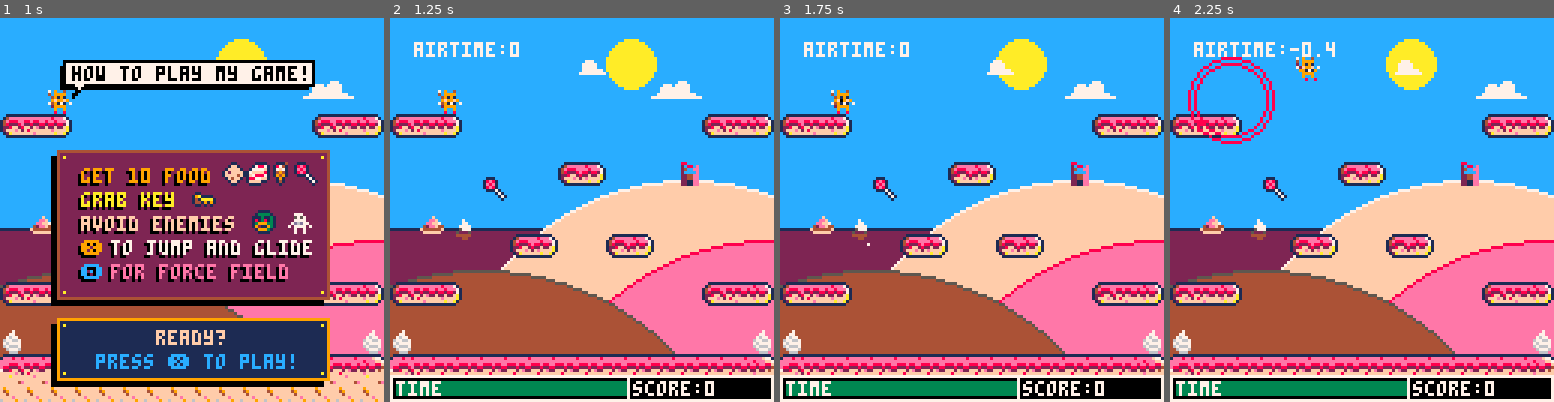
Above: before the commit, frames 1-4 (left to right).
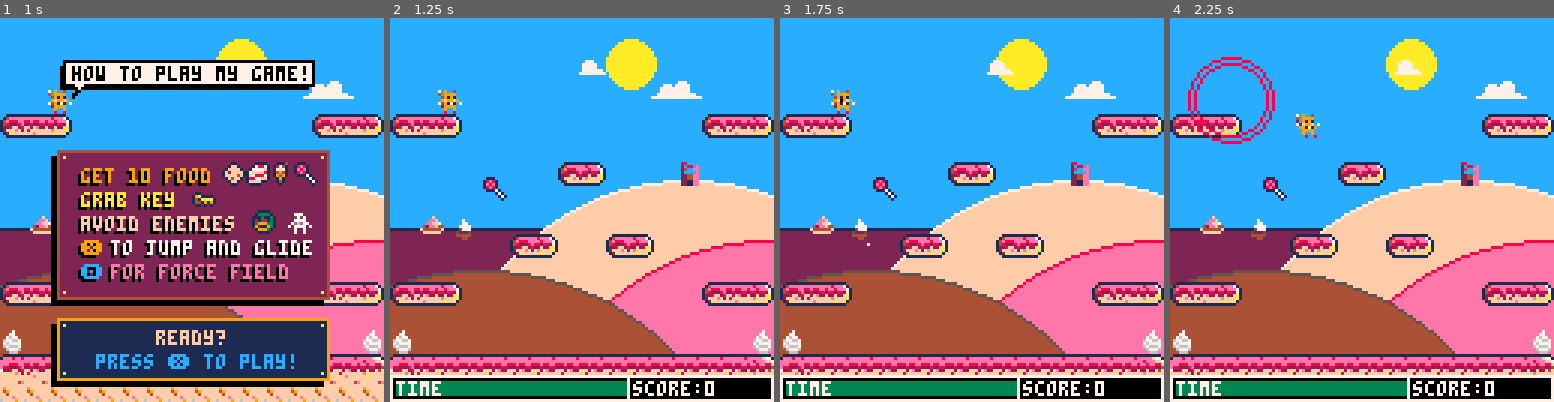
Above: after the commit, the same moments.

Repository: daddynewts/foxcatsquirrel
Game: PICO-8 cartridge foxcatsquirrel.p8
Two runs of this game, one before a commit and one after it. Both use one fixed random seed, a clock stepped at 60 frames per second and the inputs below.
Inputs:
- Up to frame 1 (1 s): tap X (X key) at 0.33 s; tap O (Z key) at 0.7 s
- Up to frame 2 (1.25 s): tap X (X key) at 1.07 s
- Up to frame 3 (1.75 s): hold Right from 1.6 s (still down); tap O (Z key) at 1.7 s
- Up to frame 4 (2.25 s): tap X (X key) at 1.85 s; release Right at 2.1 s; tap O (Z key) at 2.1 s; hold Up from 2.15 s (still down)

Frame 1 is identical in both runs. In frame 2, 0.5% of the frame differs, in the area x 6-34%, y 6-11%; in frame 3, 0.5%; in frame 4, 1.0%, in the area x 6-43%, y 6-32%.

Commit message:
FINAL
Fin.

Diff:
--- a/foxcatsquirrel.p8
+++ b/foxcatsquirrel.p8
@@ -14,17 +14,77 @@
 
 function _initall()
 
+ -- first level  = 0
  level=0
+
+ -- how much food you've grabbed
  count=0
- addfood=10
+
+ -- how much count increases
+ -- when you get food
+ addfood=1
+
+ -- how many tries you get
  lives=3
 
+ -- resets the time
  init_times()
+
+ player={
+  sp=1,
+  x=16,
+  y=24,
+  w=8,
+  h=8,
+  flp=false,
+  dx=0, -- means player is not moving at the start
+  dy=0,
+  max_dx=3.4,	-- default 3
+  max_dy=3, -- default 3 or 4.5
+  acc=0.2, -- was 0.5
+  boost=0,--3.8, -- was 4, now 3.8
+  minboost=1,
+  maxboost=3.8,
+  anim=0,
+  holding=false,
+  holdtime=0,
+  running=false,
+  jumping=false,
+  falling=false,
+  sliding=false,
+  landed=false,
+  waslanded=0,
+  gliding=false,
+  dead=false,
+  }
+
+ -- means cooldown = 0
+ is_shockwave=false
+
+ --enemies
+ ghosts={
+  ghost={ ghost_sp=10, x=100, flp=false}
+ }
+
+ ducks={
+  duck={ x=70, flp=false }
+ }
 
  duckangle=0
  duckapproach=0
  ghostangle=0
  ghostapproach=0
+
+ foods={}
+  food={
+  x=5,
+  y=5,
+  h=8,
+  w=8,
+ }
+
+  food_start=26
+  food_count=4
 
  -- sfx
  intro_jingle = 63
@@ -61,6 +121,9 @@
   player.dy=0
  end
 
+ cam_x=level*128
+ cam_y=0
+
  -- crumbs
  effects = {}
 
@@ -87,38 +150,7 @@
   sp=92,
  }
 
- player={
-  sp=1,--165
-  x=16, -- default 8
-  y=24,-- default 24
-  w=8,
-  h=8,
-  flp=false,
-  dx=0, -- means player is not moving at the start
-  dy=0,
-  max_dx=3.4,	-- default 3
-  max_dy=3, -- default 3 or 4.5
-  acc=0.2, -- was 0.5, now .2
-  boost=0,--3.8, -- was 4, now 3.8
-  minboost=1,
-  maxboost=3.8,
-  anim=0,
-  holding=false,
-  holdtime=0,
-  running=false,
-  jumping=false,
-  falling=false,
-  sliding=false,
-  landed=false,
-  waslanded=0,
-  gliding=false,
-  dead=false,
-  }
-
- is_shockwave=false
-
- cam_x=level*128
- cam_y=0
+
 
  init_platforms()
 
@@ -139,36 +171,18 @@
   ship.y=66
   ship.sp=192
 
- --enemies
- ghosts={
-  ghost={ ghost_sp=10, x=100, flp=false}
- }
-
- ducks={
-  duck={ x=70, flp=false }
- }
-
- foods={}
-  food={
-  x=5,
-  y=5,
-  h=8,
-  w=8,
- }
-
-  food_start=26
-  food_count=4
-
+
+
+ -- make the key glitter!
  twinkle={}
   twinkle.sp=44
 
  bonuses={}
 
  balloons={}
-  balloon_sp=61
 
  gravity=0.3
- friction=0.95 -- default 0.85
+ friction=0.95
 
 --map limits
  map_start=0
@@ -190,7 +204,6 @@
  glidetime=0
  leveltime=1
  timeleft=127
--- timegain=10
  delay=100
  timededuction=0
  maxtd=0.25 --0.3
@@ -215,14 +228,10 @@
   rsprite=37,
  }
 end
-
-function test_ui()
- print("airtime:"..player.waslanded,8,8,7)
-end
 -->8
 -- update and game loop
 
---function _update() -- these run in order
+--function _update60()
 --end
 
 function init_menu()
@@ -284,14 +293,13 @@
  delay-=1
 	if delay<=50 and	btnp(❎) then
   sfx(menu_sfx)
-   _update=high_score_table.update
-   _draw=high_score_table.draw
- 	 --_initall()
+  _update=high_score_table.update
+  _draw=high_score_table.draw
 	end
 end
 
 function timecheck()
- timegain=count -- default 12
+ timegain=count
  timeleft-=timededuction
  timededuction=0.1*(count/6) -- default 0.1*(count/6)
 
@@ -301,6 +309,7 @@
  if timeleft <= 2 then
   livescheck() --time up
  end
+ -- maximum time deduction
  if timededuction>=maxtd then
   timededuction=maxtd
  end
@@ -318,7 +327,6 @@
   w=obj.w h=obj.h
 
  --default is all zeroes
- -- removed "local"
   x1=0 y1=0
   x2=0 y2=0
 
@@ -460,12 +468,12 @@
 
  if player.holding
   then
-   player.boost+=1 --1
+   player.boost+=0.5
  end
 
  -- player is going up here
  if player.boost>=1
-  and player.waslanded>=-0.4 --4
+  and player.waslanded>=-0.4
    then
     player.dy-=player.boost
     player.landed=false
@@ -658,7 +666,7 @@
  draw_levels()
  map(flr(cam_x/8), flr(cam_y/8), -- upper left map square
   flr(cam_x/8)*8, flr(cam_y)*8, -- world coordinate to draw to
-  17,17)   -- 17 because the camera may not be exactly on a map square
+  17,17)  -- 17 because the camera may not be exactly on a map square
  draw_platforms()
  spr(player.sp,player.x,player.y,1,1,player.flp)
  draw_splashes()
@@ -673,8 +681,6 @@
 
 function draw_ui()
 
- test_ui()
-
  if timeleft>=40 then
   timecolour=3
  else if timeleft<=18 then
@@ -895,7 +901,7 @@
 end
 
 function draw_food()
-  spr(food.sprite,food.x,food.y)
+ spr(food.sprite,food.x,food.y)
 end
 
 
@@ -903,9 +909,9 @@
 
  for food in all(foods) do
 
-  if  food.y > player.y-8 -- -4
-  and food.y < player.y+8 -- +4
-  and food.x+4 > player.x -- 4
+  if  food.y > player.y-8
+  and food.y < player.y+8
+  and food.x+4 > player.x
   and food.x+4 < player.x+8
    then
     add_foodpoints()
@@ -980,7 +986,6 @@
 
  if count==flr(rnd(20))+10
  then
---flr(rnd(10)+5) then
   for i=1,1 do
    balloon={
     sprite=61,
@@ -1042,12 +1047,14 @@
  if level==0 then
    sky.colour=12 -- light blue
 
-  -- sea
+  -- cola sea
   rectfill(0,70,70,127,2)
   rect(-1,70,70,127,1)
-  -- bubbles
+
+  -- fizzy bubbles
   pset(rnd(flr(50))+5,rnd((flr(10)))+70,7)
-  --island
+
+  -- iced gem island
   spr(193,10,64)
   spr(ship.sp,ship.x,ship.y)
 
@@ -1175,12 +1185,13 @@
  end
 
  -- brazier
+ spr(fire.sp,392,69)
+ spr(fire.sp,496,69)
+
  fire.sp+=0.5
- if fire.sp>=198 then
-  fire.sp=195
- end
-  spr(fire.sp,392,69)
-  spr(fire.sp,496,69)
+  if fire.sp>=198 then
+   fire.sp=195
+  end
 
  -- final level - volcano
  if level==4 then
@@ -1193,7 +1204,7 @@
   circfill(578,-30+sin(t()),46,5)
   circfill(628,-24+sin(t()),48,5)
 
-    -- dark red clouds
+  -- dark red clouds
   circfill(518,-26-sin(t()),46,2)
   circfill(548,-28+sin(t()),40,2)
   circfill(578,-30-sin(t()),44,2)
@@ -1274,6 +1285,7 @@
  if delay<-300 then
   delay=200
   _draw=draw_menu
+  music(intro_jingle)
  end
  player_animate()
  if delay<-20 and btnp(❎) then
@@ -1316,7 +1327,6 @@
  -- instructions box
  drawbox(17,46,107,95,0,2,4)
 
- -- shadow
  shadowtext("get 10 food",26,51,9)
 
  -- food sprites
@@ -1403,8 +1414,7 @@
 
   -- lives left
   spr(1,cam_x+52,92)
-  print("X "..lives,cam_x+61,94,1)
-  print("X "..lives,cam_x+62,93,7)
+  shadowtext("X "..lives,cam_x+62,93,7)
 
  end
 end
@@ -1625,8 +1635,8 @@
  rectfill(512,96,640,128,0)
 
   if btnp(❎) then
-   _update=high_score_table.update()
-   _draw=high_score_table.draw()
+   _update=high_score_table.update
+   _draw=high_score_table.draw
   end
  end
 end
@@ -1954,7 +1964,7 @@
 end
 -->8
 -- high score code
-high_score_table = { magic_number = 41, pad_digits = 7, base_address=0, a=0, current_score = 0}
+high_score_table = { magic_number = 40, pad_digits = 7, base_address=0, a=0, current_score = 0}
 high_score_table.characters = { "a", "b", "c", "d", "e", "f", "g", "h", "i", "j", "k", "l", "m", "n", "o", "p", "q", "r", "s", "t", "u", "v", "w", "x", "y", "z", "0", "1", "2", "3", "4", "5", "6", "7", "8", "9", " " }
 score_entry = { entering = false, entry_number=1, entry_character=1, cycle_colours={10,9,8,14}, current_colour=1, cycle_count=0 }
 
@@ -2000,7 +2010,6 @@
 			high_score_table.current_score = 0
 		end
 	end
---   high_score_table.a += 0.0257
 end
 
 function high_score_table.draw()
@@ -2014,7 +2023,7 @@
 
  if high_score_table.current_score>0 then
  	local debug_string = "your score: "..high_score_table.get_score_text(high_score_table.current_score)
-  ? debug_string, cam_x+(64-#debug_string*2), 114, 9
+  ? debug_string, cam_x+(64-#debug_string*2), 110, 9
  else
  end
 
@@ -2035,7 +2044,7 @@
 
 		if (score_entry.entering and score_entry.entry_number == i+1) then
 			local start_x = score_x+(score_entry.entry_character-1)*4
-			line (start_x, 8*i+26, start_x+2, 8*i+26,score_c)
+			line (start_x, 8*i+32, start_x+2, 8*i+32,score_c)
 		end
 	end
 end
@@ -2401,7 +2410,7 @@
 
 
 __gff__
-0000000000000000000000002323000003030303000000000300000000000000010100010101000707000000000000000003000012930140400000000000101083838300000000000101010300000000010100002323000023000000000000000303030301000000200000000303030000000302010101000000000000130000
+0000000000000000000000002323000003030303000000000300000000000000010100010101000707000000000000000003000012930140400000000000101083838300000000000101010300000000010100002323000023000000000000000303030301000000200000000383030000000302010101000000000000130000
 0000000000000000000000000000000000000000000000000000000000000000000000000000000000000000000000000000000000000000000000000000000000000000000001010100010101000000030303000100000300000100000000000003000003000083830000000000000003030300000000000000000000000000
 __map__
 0000000000000000000000000000000000000026000000002600003a00002600000000000000000000000000000040414200004300530000000053004300004000000000000000000000000000000000d70000000000000000000000000000000000000000000000000000000000000000000000000000000000000000000000
Not shown, changed: the thumbnail (__label__) section of foxcatsquirrel.p8
